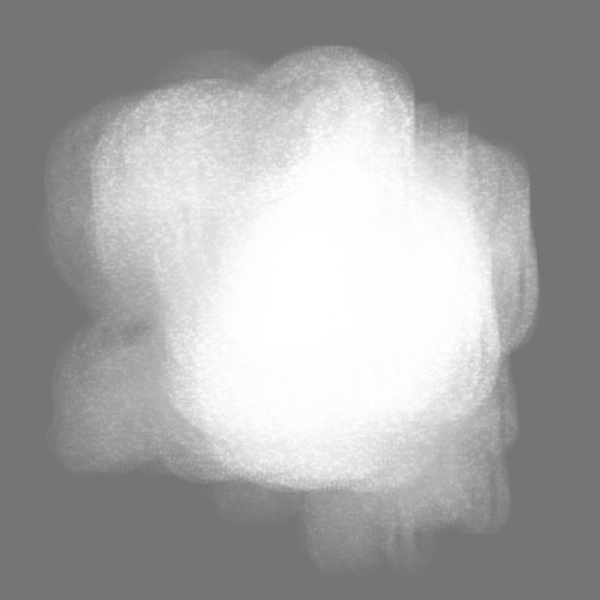
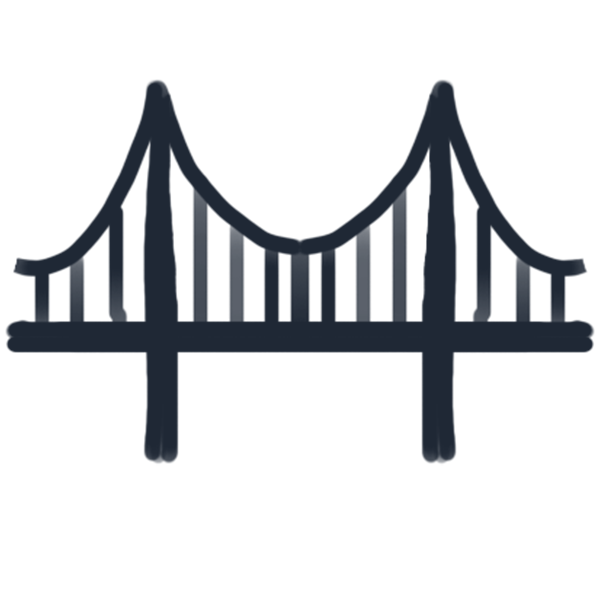
Two versions of the same layered image (600 × 600). Layer-by-layer changes:
added layer "Layer 7" above "Layer 5" over [5, 79, 595, 466]
hid "dustPuff" over [37, 45, 541, 578]
hid "Background" over [0, 0, 600, 600]
